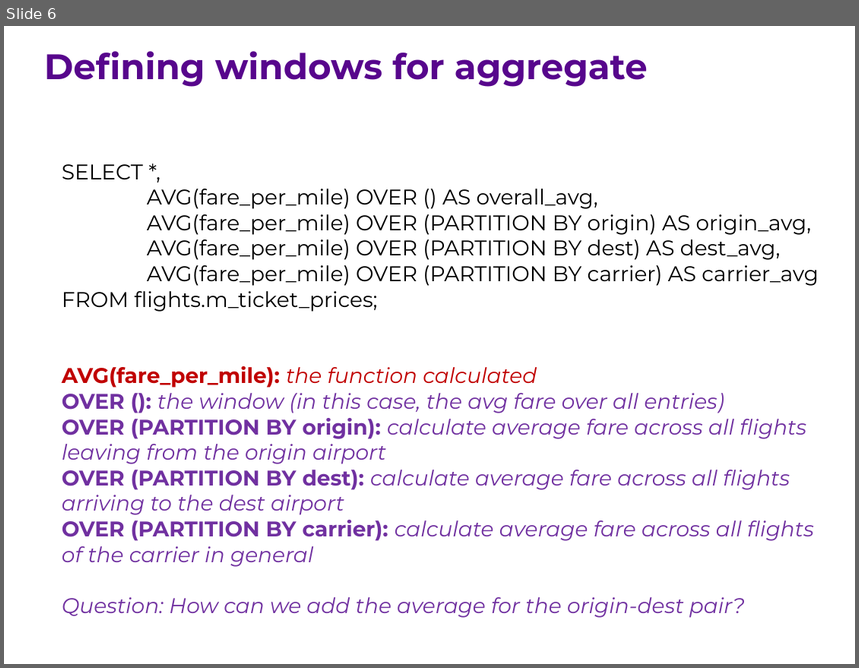
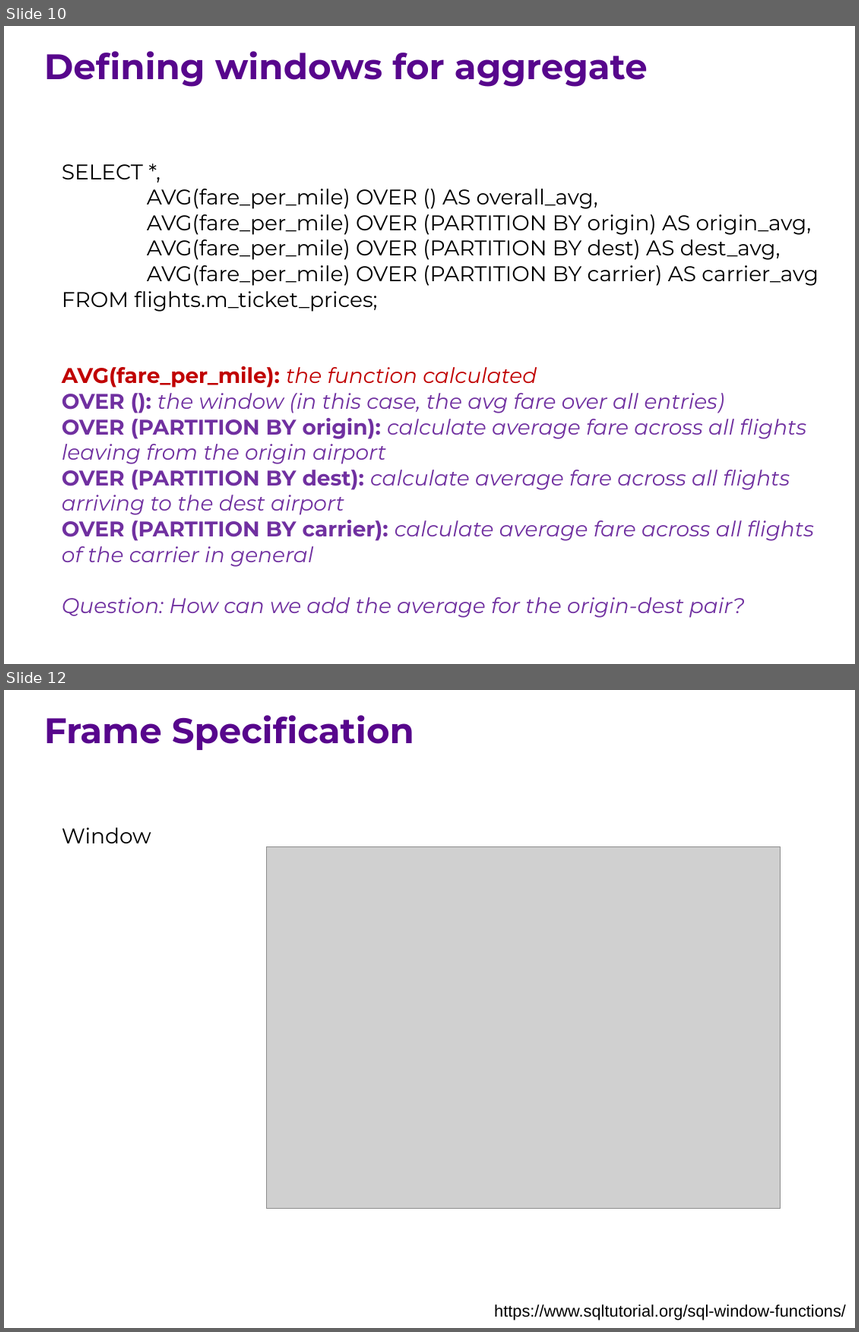
Before and after one commit to ipeirotis/introduction-to-databases, a slide deck: session7/G-Window_queries.pptx. Shown one above the other, each under a label of ours: slide 6 before the commit, slides 10 and 12 after it; the slides between them are not shown. The pictures are 859x668 and 859x1332 pixels, drawn with LibreOffice and Linux fonts; fonts in the diff are those of the drawing; grey boxes stand for pictures. Boxes give left, top, right and bottom in pixels: in the first picture for what was removed or moved away, otherwise in the second. Text is boxed around its words. In the diff, an @@ line names an element or a change of style, - is before the commit and + after.

```diff
--- a/session7/G-Window_queries.pptx
+++ b/session7/G-Window_queries.pptx
@@ slide 12 added at <box>4,690,855,1328</box>, background #FFFFFF @@
@@ text added at <box>44,715,414,750</box>, 30 pt, text #57068C, bold @@
+Frame Specification
@@ text added at <box>62,828,151,844</box>, 18 pt, text #000000 @@
+Window
@@ picture added at <box>267,847,780,1209</box> @@
@@ text added at <box>494,1305,846,1321</box>, 14 pt, text #000000 @@
+https://www.sqltutorial.org/sql-window-functions/
@@ what was slide 6 is now slide 10 @@
```
Also in this commit, not shown: 3 slides changed, 6 other slides added.
